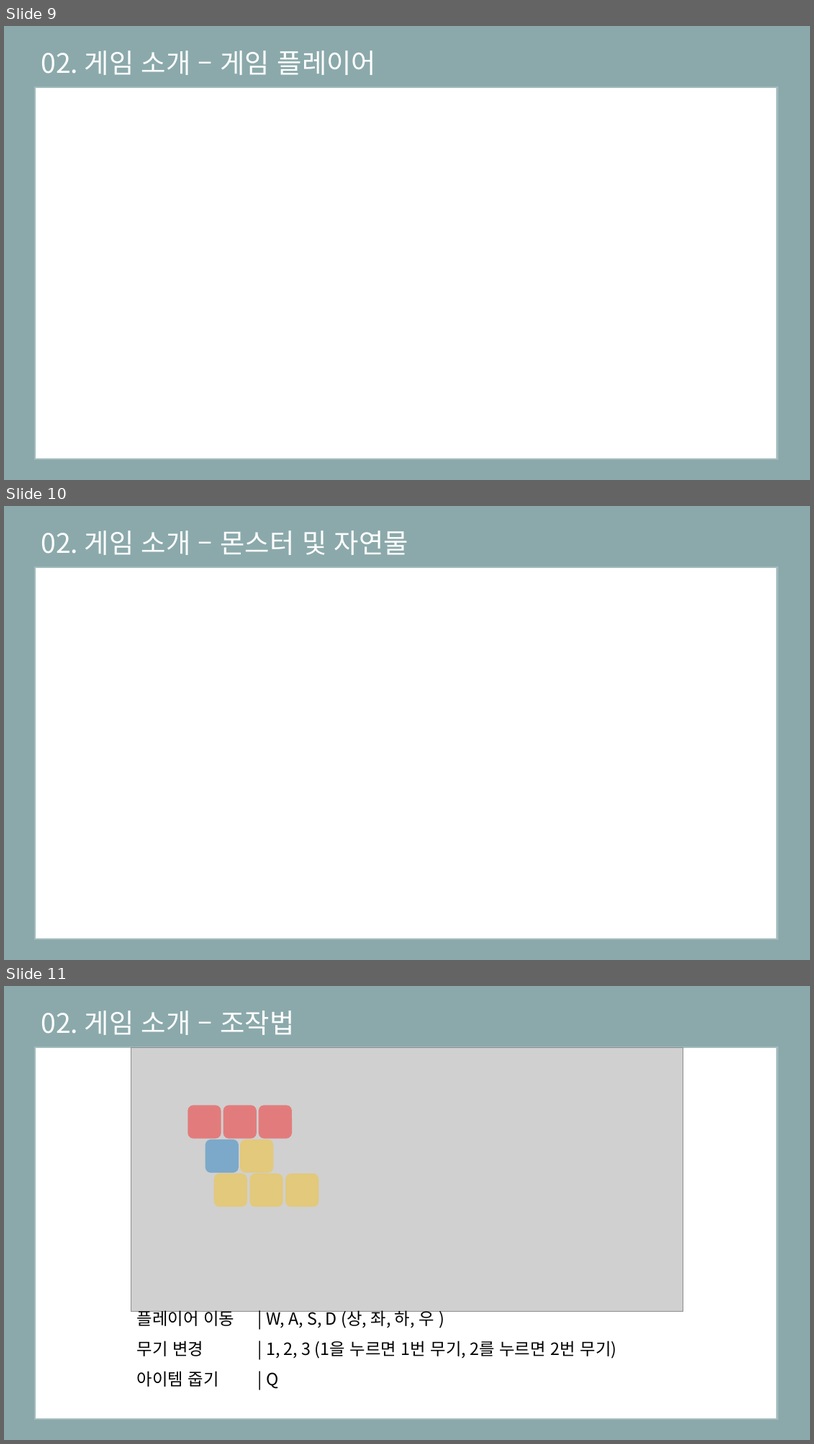
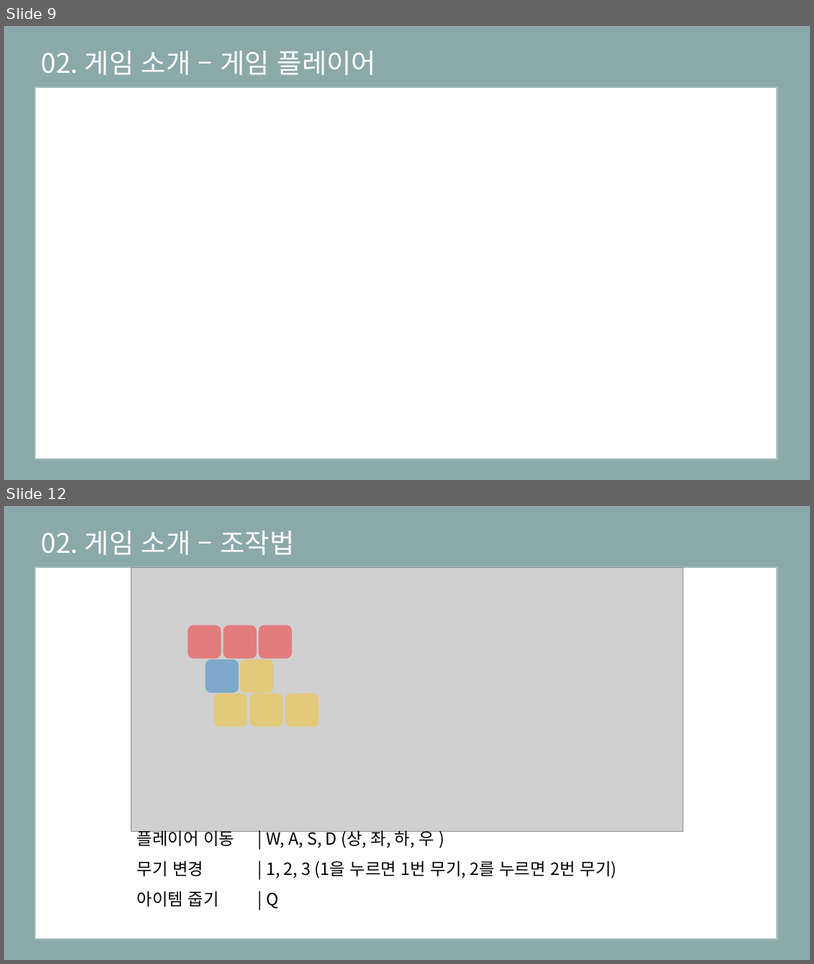
Before and after one commit to eunjiyun/Graduation_Work, a slide deck: Game_Design/2019184003 김 선아 장르 제안서.pptx. Shown one above the other, each under a label of ours: slides 9, 10 and 11 before the commit, slides 9 and 12 after it; the slides between them are not shown. The pictures are 814x1444 and 814x964 pixels, drawn with LibreOffice and Linux fonts; fonts in the diff are those of the drawing; grey boxes stand for pictures. Boxes give left, top, right and bottom in pixels: in the first picture for what was removed or moved away, otherwise in the second. Text is boxed around its words. In the diff, an @@ line names an element or a change of style, - is before the commit and + after.

```diff
--- a/Game_Design/2019184003 김 선아 장르 제안서.pptx
+++ b/Game_Design/2019184003 김 선아 장르 제안서.pptx
@@ slide 10 removed at <box>4,506,810,960</box>, background #8BA9AB @@
@@ text removed at <box>41,530,409,555</box> @@
-02. 게임 소개 – 몬스터 및 자연물
@@ rectangle removed at <box>35,567,778,939</box> @@
@@ what was slide 11 is now slide 12 @@
```
Also in this commit, not shown: 2 slides added.
